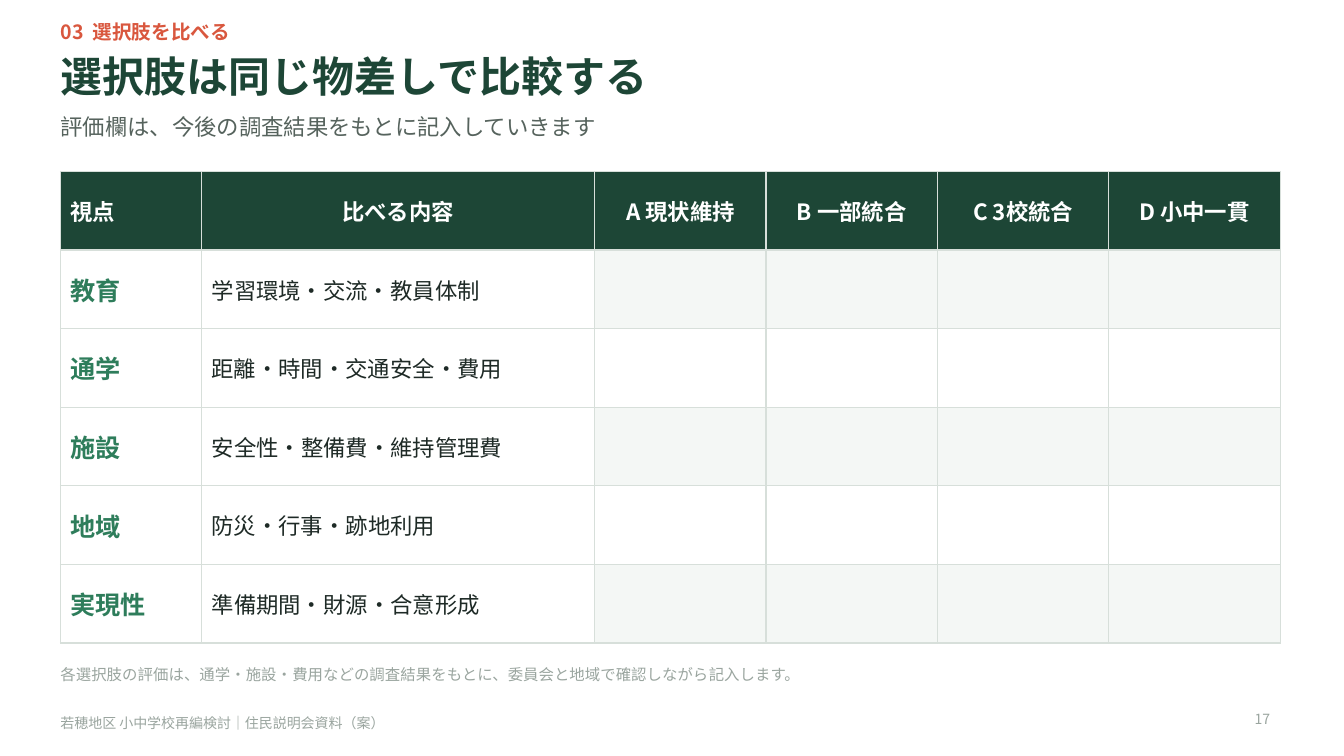
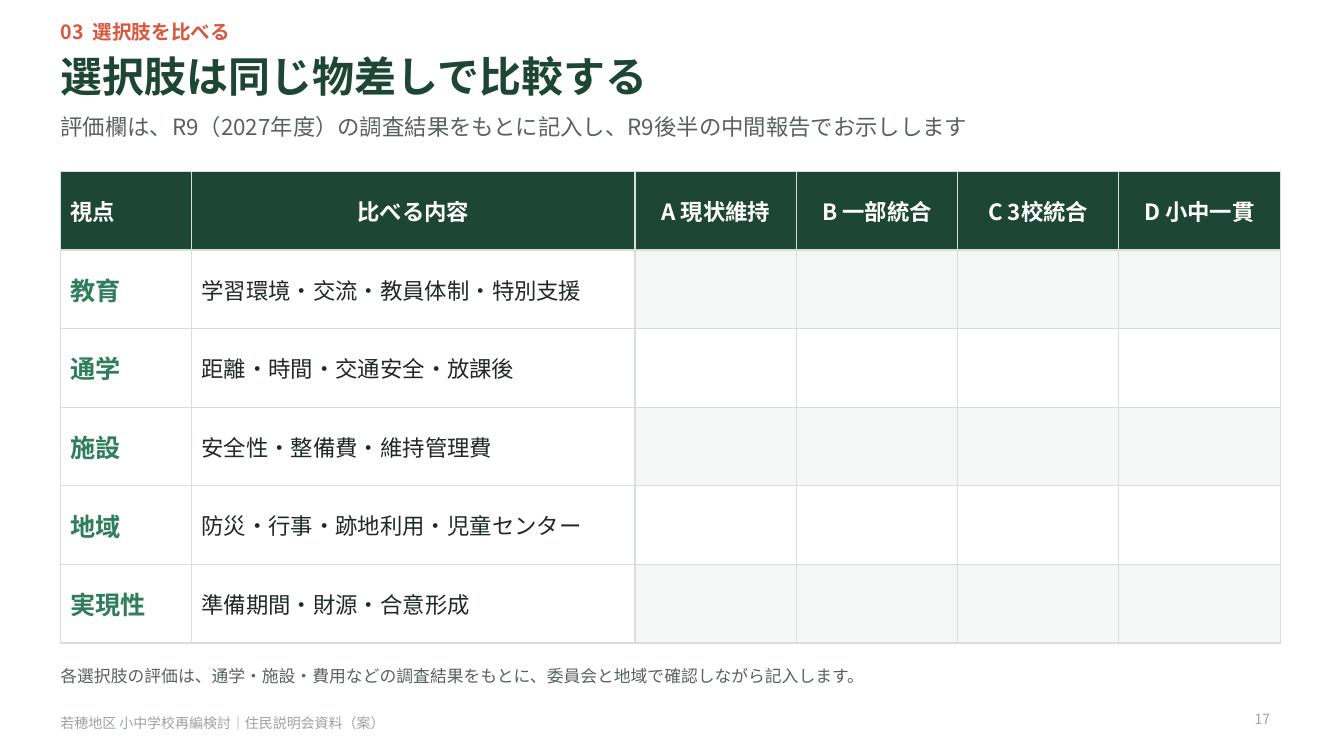
Before and after one commit to Masaki12008/GS, a slide deck: slide 17 of output/若穂地区_住民説明会資料.pptx. Drawn at 1344x756 pixels with LibreOffice and Linux fonts; fonts in the diff are those of the drawing. Boxes give left, top, right and bottom in pixels: in the first picture for what was removed or moved away, otherwise in the second. Text is boxed around its words. In the diff, an @@ line names an element or a change of style, - is before the commit and + after.

```diff
--- a/output/若穂地区_住民説明会資料.pptx
+++ b/output/若穂地区_住民説明会資料.pptx
@@ text at <box>60,116,967,137</box>: text changed @@
-評価欄は、今後の調査結果をもとに記入していきます
+評価欄は、R9（2027年度）の調査結果をもとに記入し、R9後半の中間報告でお示しします
@@ table at <box>60,171,1280,621</box> @@
-row 2, column 2: 学習環境・交流・教員体制
+row 2, column 2: 学習環境・交流・教員体制・特別支援
-row 3, column 2: 距離・時間・交通安全・費用
+row 3, column 2: 距離・時間・交通安全・放課後
-row 5, column 2: 防災・行事・跡地利用
+row 5, column 2: 防災・行事・跡地利用・児童センター
@@ text "各選択肢の評価は、通学・施設・費用などの調査結果をもとに、委員会と地域で確認しながら記入します。" at <box>60,668,864,684</box>: size 11 to 12 pt, text colour #9AA59F to #56635D @@
```
Also in this commit, not shown: 20 other slides changed, 2 slides added, 5 other files.
